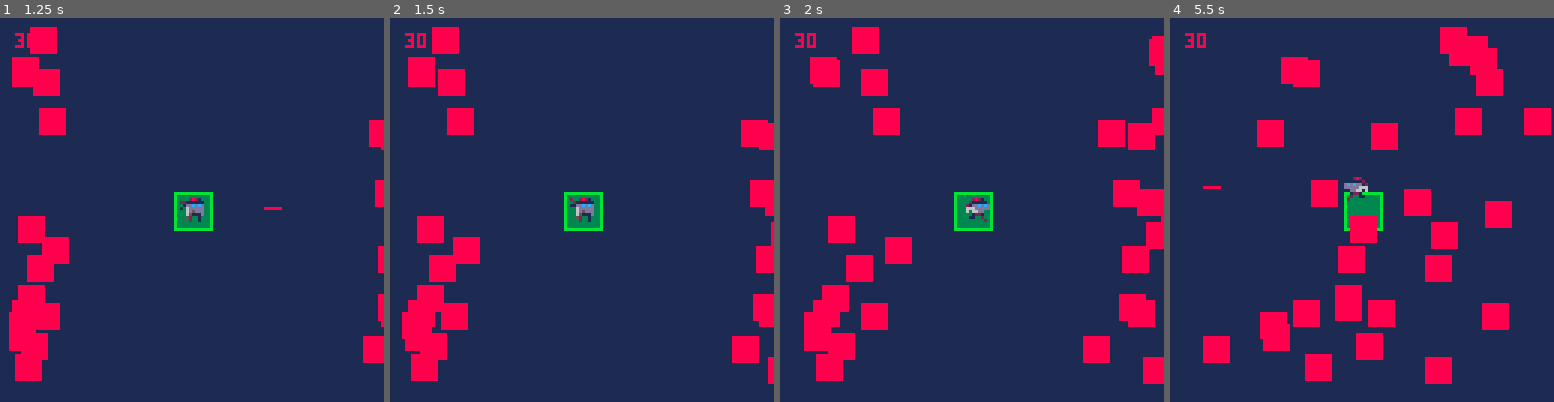
Above: before the commit, frames 1-4 (left to right).
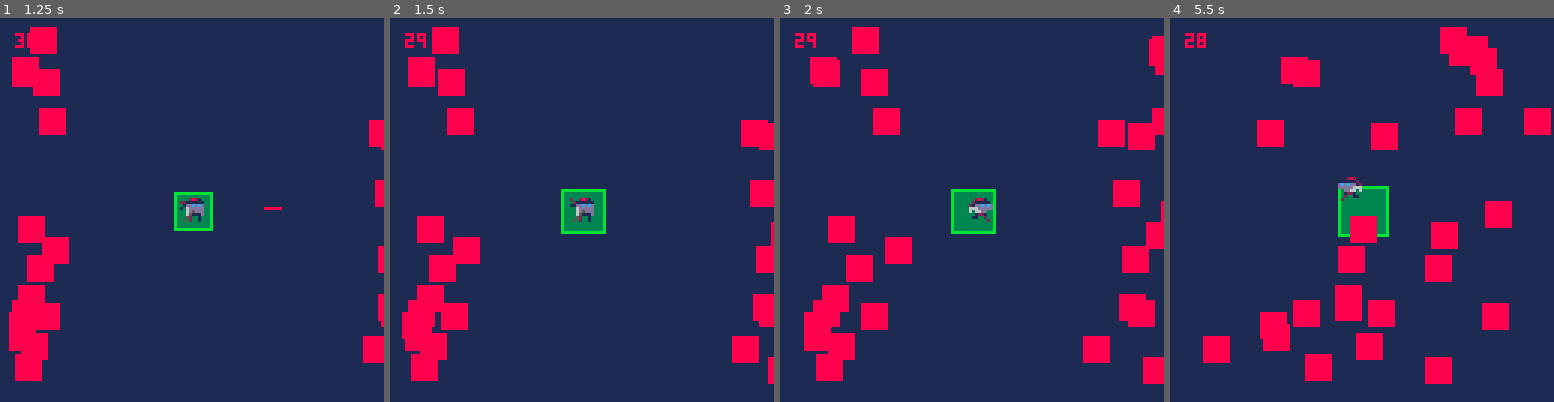
Above: after the commit, the same moments.

Repository: zothynine/toyboxjam
Game: PICO-8 cartridge abduction_center.p8
Two runs of this game, one before a commit and one after it. Both use one fixed random seed, a clock stepped at 60 frames per second and the inputs below.
Inputs:
- Up to frame 1 (1.25 s): tap X (X key) at 0.33, 1.07 s; tap O (Z key) at 0.7 s
- Up to frame 2 (1.5 s): no input
- Up to frame 3 (2 s): hold Right from 1.6 s (still down); tap O (Z key) at 1.7 s; tap X (X key) at 1.85 s
- Up to frame 4 (5.5 s): release Right at 2.1 s; tap O (Z key) every 0.4 s from 2.1 to 5.3 s; hold Up 2.15-2.42 s; hold Right 2.47-3.03 s; tap X (X key) at 2.97, 4.08, 5.2 s; hold Left 3.08-3.58 s; hold Down 3.63-3.97 s; hold Right 4.02-4.68 s; hold Up 4.73-5.03 s; hold Left from 5.08 s (still down)

Frame 1 is identical in both runs. In frame 2, 0.7% of the frame differs, in the area x 3-100%, y 5-57%; in frame 3, 1.3%; in frame 4, 2.0%, in the area x 3-68%, y 5-58%.

Commit message:
Implement collision detection and enemie repositioning

Diff:
--- a/abduction_center.p8
+++ b/abduction_center.p8
@@ -93,7 +93,7 @@
     if f%10==0 then
       local speed=3
       if(_p.flip)speed=-3
-      add(_p.shots, {x=_p.x,y=_p.y-1,len=5,spd=speed})
+      add(_p.shots, {x=_p.x,y=_p.y-1,w=5,h=1,spd=speed})
     end
   elseif btn()<0x0010 and btn()>0x0000 then
     _p.state="run"
@@ -120,8 +120,18 @@
   for i=#shots,1,-1 do
     local s=shots[i]
     s.x+=s.spd
-    if s.x>127 or s.x<0-s.len then
+
+    if s.x>127 or s.x<0-s.w then
       del(shots,s)
+    else
+      for i=#enemies,1,-1 do
+        local e=enemies[i]
+        if checkcollision(s.x,s.y,s.w,s.h,e.x,e.y,e.w,e.h) then
+          zone.ts+=1
+          del(enemies,e)
+          del(shots,s)
+        end
+      end
     end
   end
 end
@@ -130,7 +140,14 @@
   for i=#enemies,1,-1 do
     local e=enemies[i]
     e.x+=e.spd
-    if (e.x>e.w+127+10 or e.x<0-e.w-10) del(enemies,e)
+    if e.x>127+10 then
+      e.x=0-e.w
+      e.y=0+rnd(119)
+    end
+    if e.x<0-e.w-10 then
+      e.x=127
+      e.y=0+rnd(119)
+    end
   end
 end
 
@@ -169,7 +186,7 @@
 function drw_player_shots(shots)
   for i=1,#shots do
     local s=shots[i]
-    line(s.x, s.y,s.x+s.len,s.y,8)
+    line(s.x, s.y,s.x+s.w,s.y,8)
     print(#enemies,5,5,8)
   end
 end
@@ -194,6 +211,14 @@
   if (_t.ai>#_ani) _t.ai=1
 end
 
+function checkcollision(x1,y1,w1,h1, x2,y2,w2,h2)
+  return x1 < x2+w2 and
+         x2 < x1+w1 and
+         y1 < y2+h2 and
+         y2 < y1+h1
+end
+
+
 ------------------------------
 
 __gfx__
